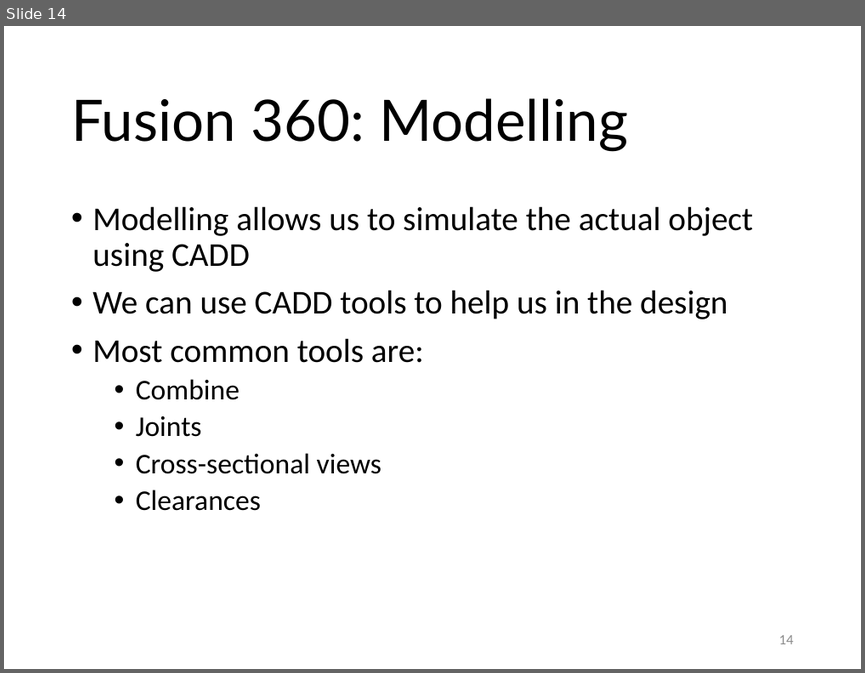
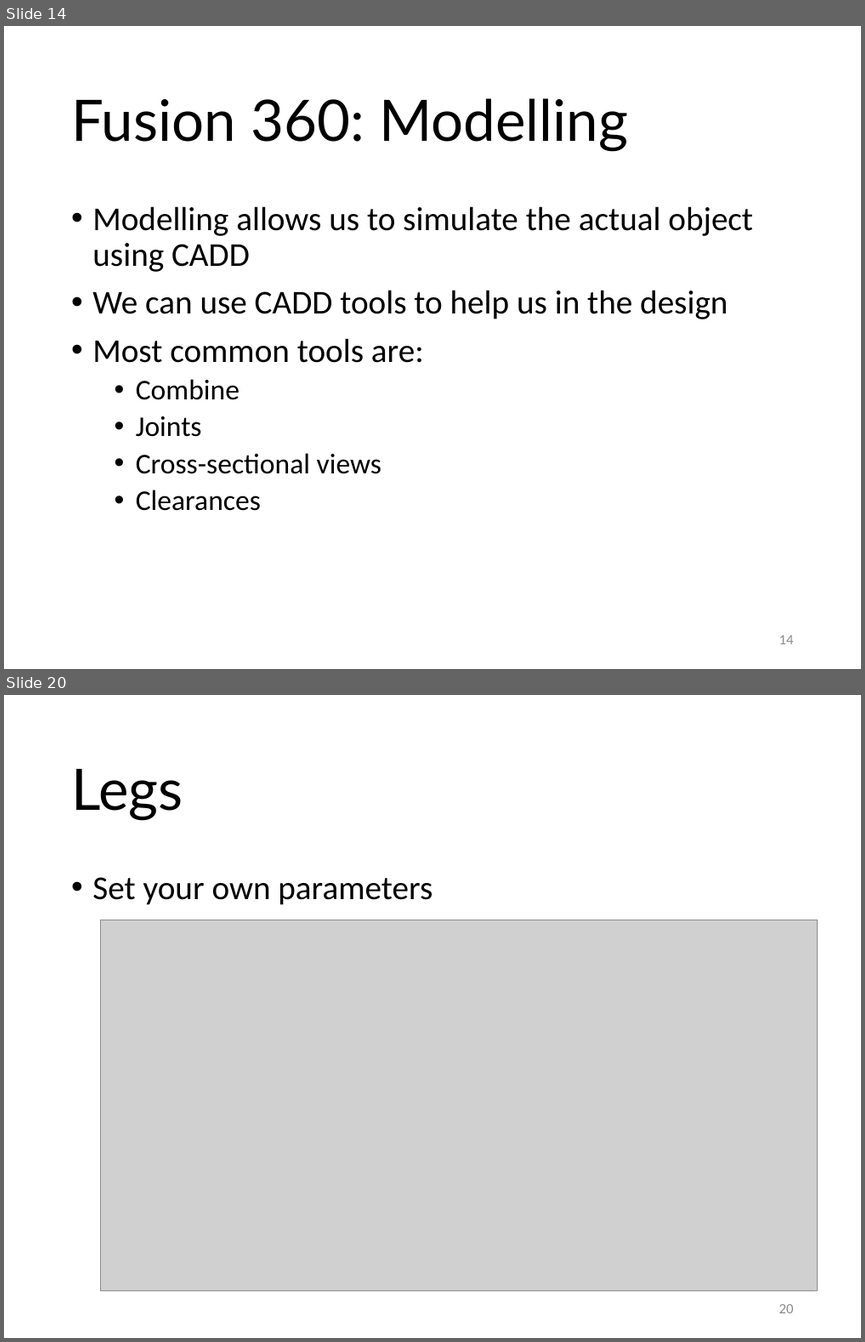
Before and after one commit to RDorville/digfab, a slide deck: presentations/ep1000_cutting/ep1000_cutting.pptx. Shown one above the other, each under a label of ours: slide 14 before the commit, slides 14 and 20 after it; the slides between them are not shown. The pictures are 865x673 and 865x1342 pixels, drawn with LibreOffice and Linux fonts; fonts in the diff are those of the drawing; grey boxes stand for pictures; background and template pictures are left out. Boxes give left, top, right and bottom in pixels: in the first picture for what was removed or moved away, otherwise in the second. Text is boxed around its words. In the diff, an @@ line names an element or a change of style, - is before the commit and + after.

```diff
--- a/presentations/ep1000_cutting/ep1000_cutting.pptx
+++ b/presentations/ep1000_cutting/ep1000_cutting.pptx
@@ slide 20 added at (4, 695, 861, 1338), background #FFFFFF @@
@@ title added at (71, 769, 183, 821), 48 pt, text #000000 @@
+Legs
@@ text added at (92, 877, 432, 905), 28 pt, text #000000 @@
+• Set your own parameters
@@ picture added at (101, 920, 817, 1292) @@
@@ page number added at (779, 1304, 794, 1313), 12 pt, text #8C8C8C @@
+20
```
Also in this commit, not shown: 17 other slides added, 24 other files.
